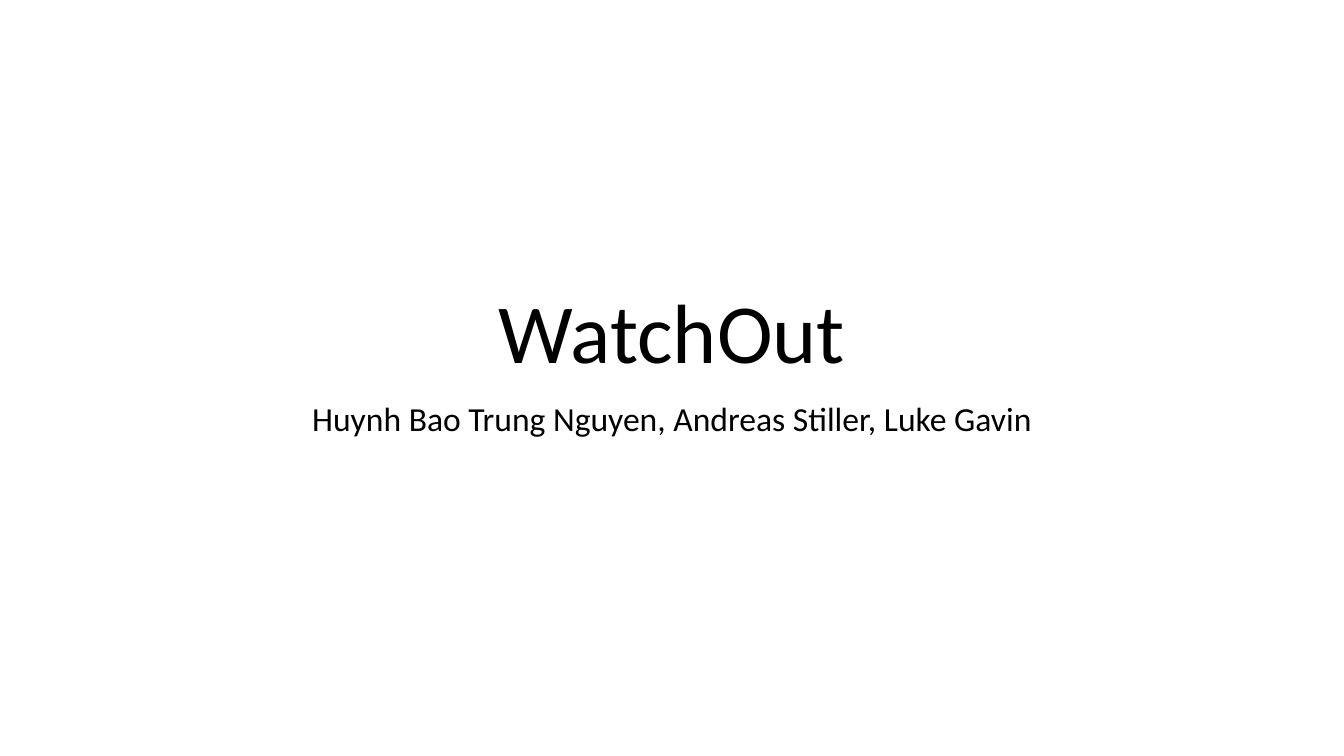
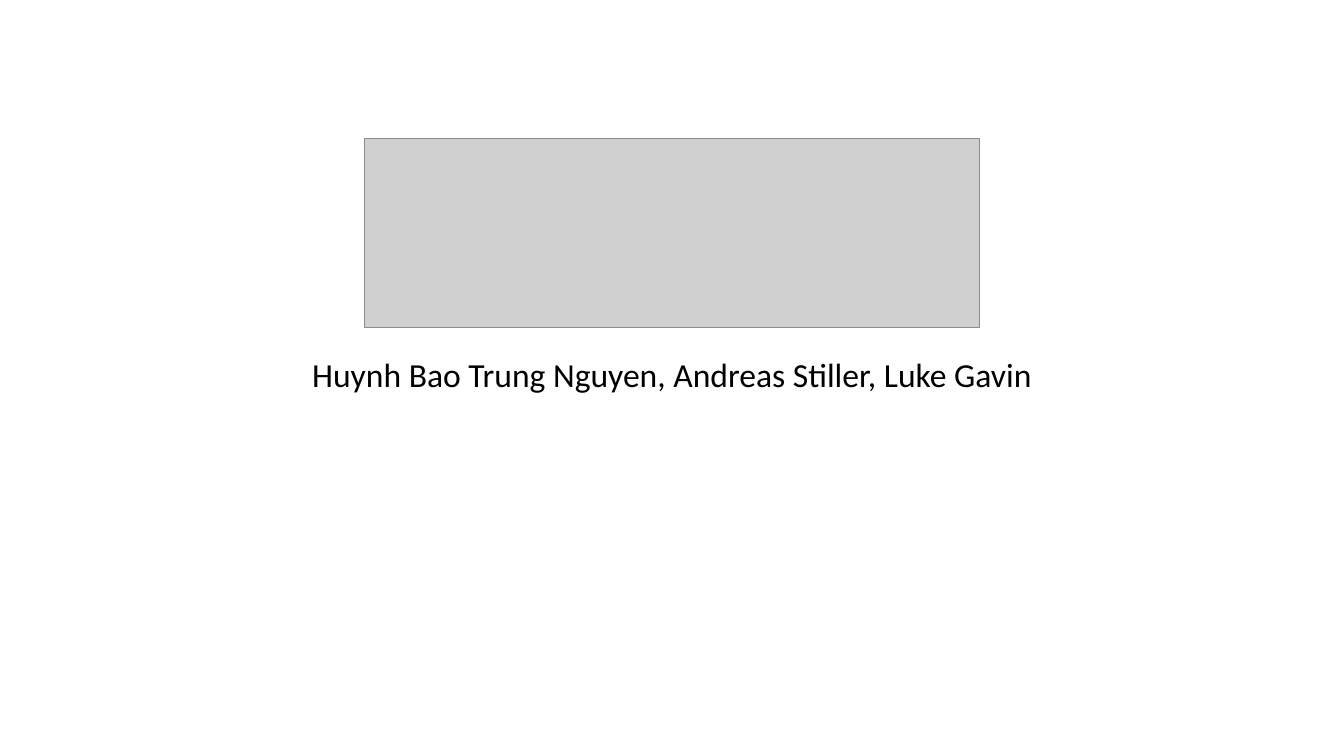
Before and after one commit to lukgav/ios-ar, a slide deck: slide 1 of projectPresentation/WatchOut Presentation.pptx. Drawn at 1344x756 pixels with LibreOffice and Linux fonts; fonts in the diff are those of the drawing; grey boxes stand for pictures. Boxes give left, top, right and bottom in pixels: in the first picture for what was removed or moved away, otherwise in the second. Text is boxed around its words. In the diff, an @@ line names an element or a change of style, - is before the commit and + after.

Commit message:
+ Add twitch code and project name and some pictures

```diff
--- a/projectPresentation/WatchOut Presentation.pptx
+++ b/projectPresentation/WatchOut Presentation.pptx
@@ picture added at bbox=[364, 139, 979, 328] @@
@@ title removed at bbox=[499, 304, 845, 364] @@
-WatchOut
@@ subtitle "Huynh Bao Trung Nguyen, Andreas ...": place and size @@
-subtitle "Huynh Bao Trung Nguyen, Andreas ..." at bbox=[312, 407, 1031, 437]
+subtitle "Huynh Bao Trung Nguyen, Andreas ..." at bbox=[312, 363, 1031, 393]
```
Also in this commit, not shown: 6 other slides changed, 4 slides added.
